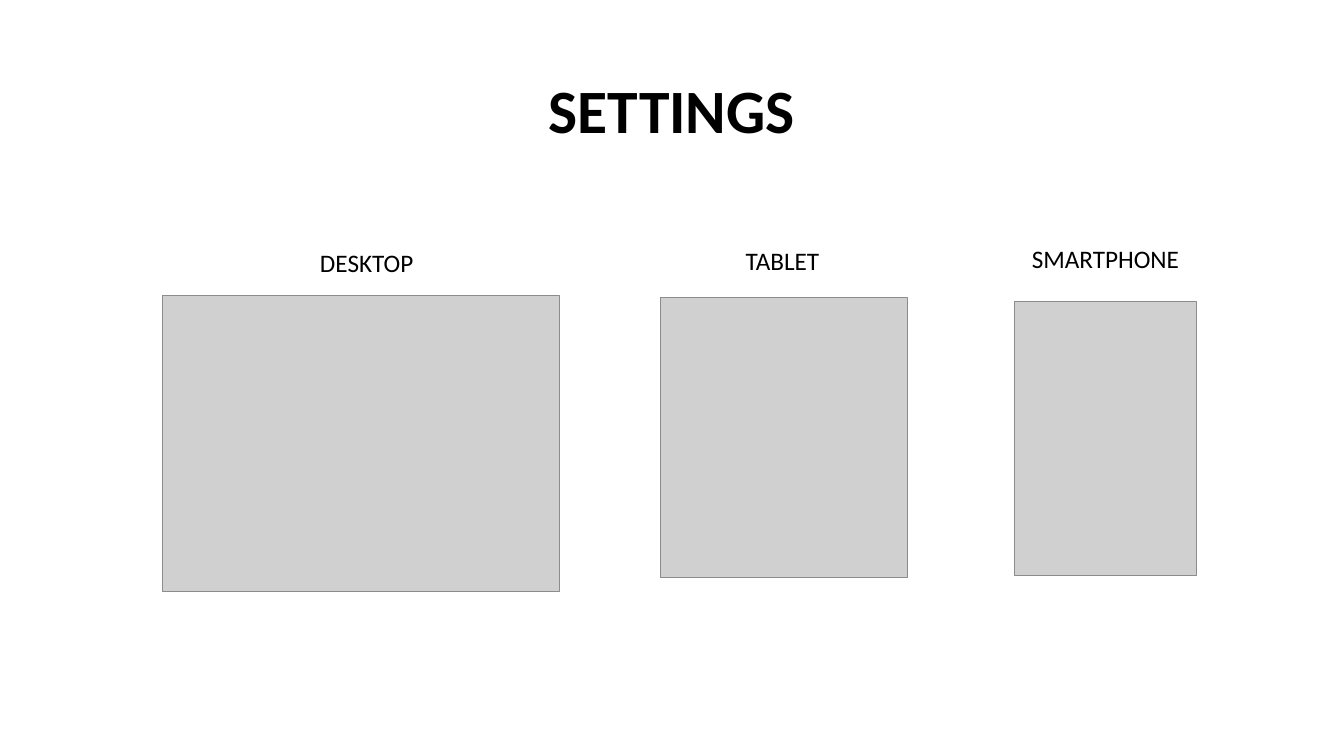
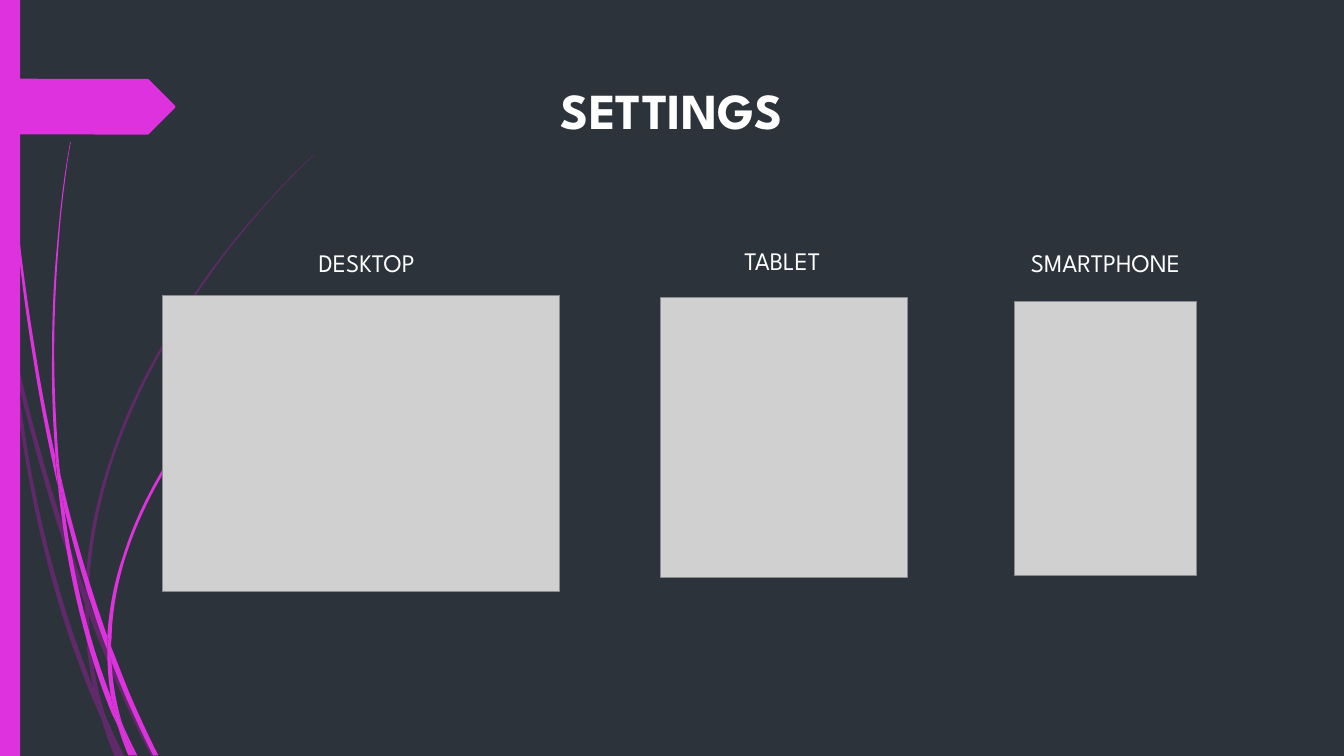
Before and after one commit to abcereno/miniproject1, a slide deck: slide 20 of MINI PROJECT 1 final.pptx (slide 19 before the commit). Drawn at 1344x756 pixels with LibreOffice and Linux fonts; fonts in the diff are those of the drawing; grey boxes stand for pictures; background and template pictures are left out. Boxes give left, top, right and bottom in pixels: in the first picture for what was removed or moved away, otherwise in the second. Text is boxed around its words. In the diff, an @@ line names an element or a change of style, - is before the commit and + after.

```diff
--- a/MINI PROJECT 1 final.pptx
+++ b/MINI PROJECT 1 final.pptx
@@ background #FFFFFF to #2C333A @@
@@ rectangle added at [0,0,20,756], fill #DE32DE @@
@@ freeform shape added at [0,79,175,134], fill #DE32DE @@
@@ title "SETTINGS": place and size @@
-title "SETTINGS" at [549,92,795,134]
+title "SETTINGS" at [561,95,783,130]
@@ title "SETTINGS" at [561,95,783,130]: size 44 to 36 pt, font Calibri to League Spartan, text colour #000000 to #FFFFFF; line spacing 0.9 to 1; vertical alignment middle to top @@
@@ font Calibri to League Spartan, text colour #000000 to #FFFFFF in 3 elements at [319,255,415,273], [744,253,820,270], [1031,255,1180,273] @@
@@ group added at [0,154,315,756]: 10 freeform shapes @@
@@ group added at [3,0,262,756]: 12 freeform shapes @@
```
Also in this commit, not shown: 17 other slides changed, 3 slides added, 2 slides removed, 4 other files.
